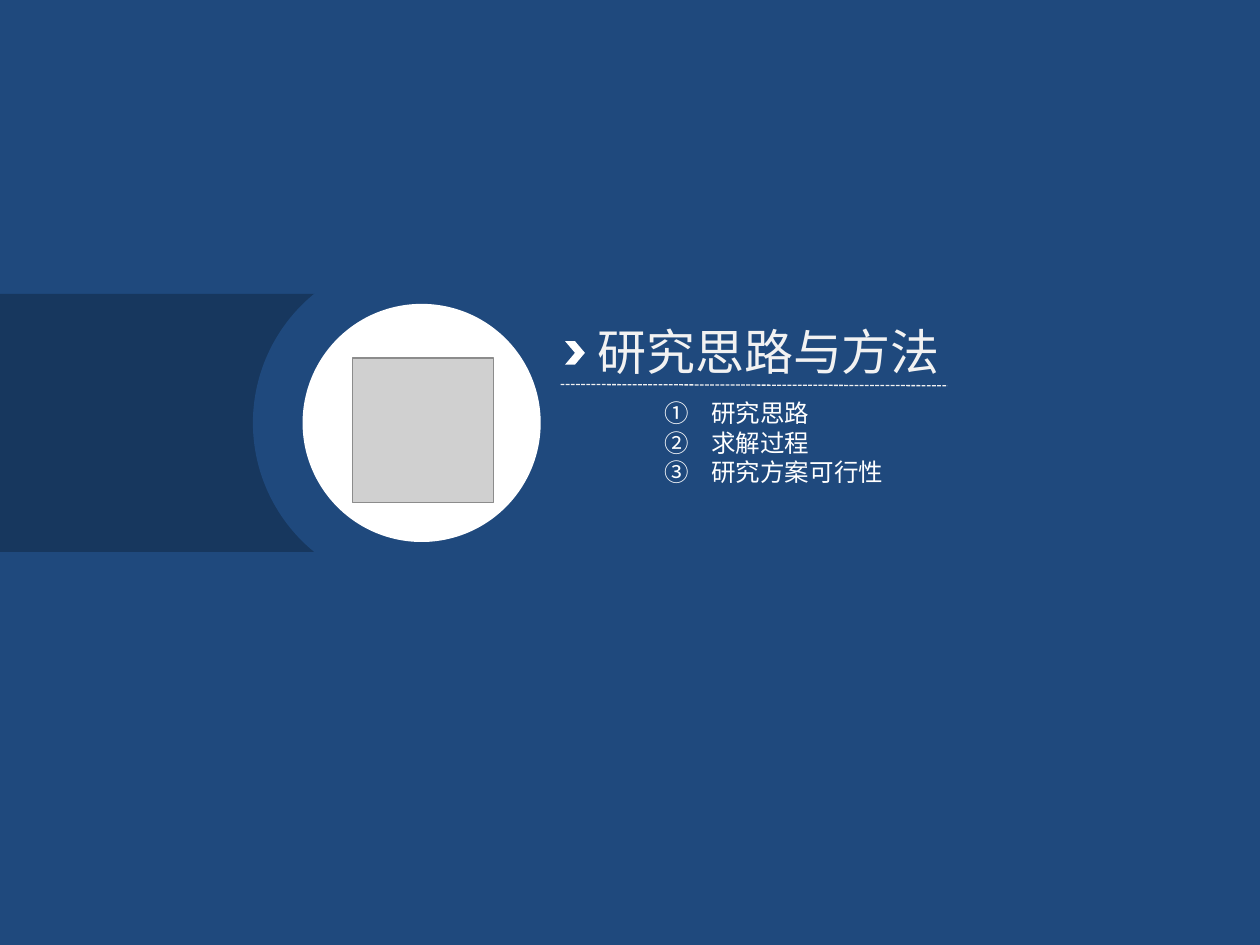
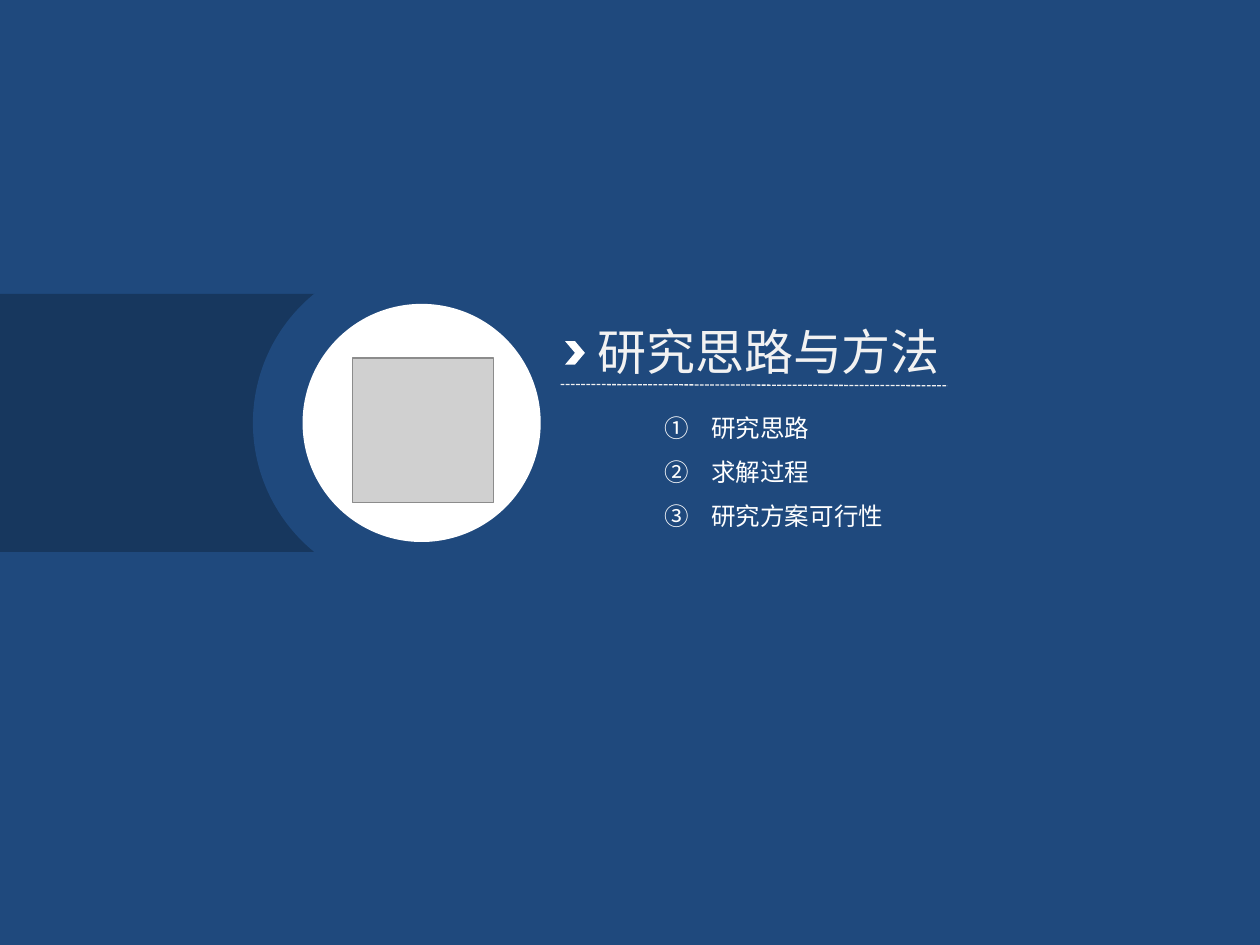
Before and after one commit to KrisCheng/GraduationDesign, a slide deck: slide 7 of FinalPaper/毕业答辩.pptx. Drawn at 1260x945 pixels with LibreOffice and Linux fonts; fonts in the diff are those of the drawing; grey boxes stand for pictures. Boxes give left, top, right and bottom in pixels: in the first picture for what was removed or moved away, otherwise in the second. Text is boxed around its words. In the diff, an @@ line names an element or a change of style, - is before the commit and + after.

```diff
--- a/FinalPaper/毕业答辩.pptx
+++ b/FinalPaper/毕业答辩.pptx
@@ text "研究思路" at [711, 416, 883, 527]: line spacing 1 to 1.5 @@
```
Also in this commit, not shown: 3 other slides changed.
